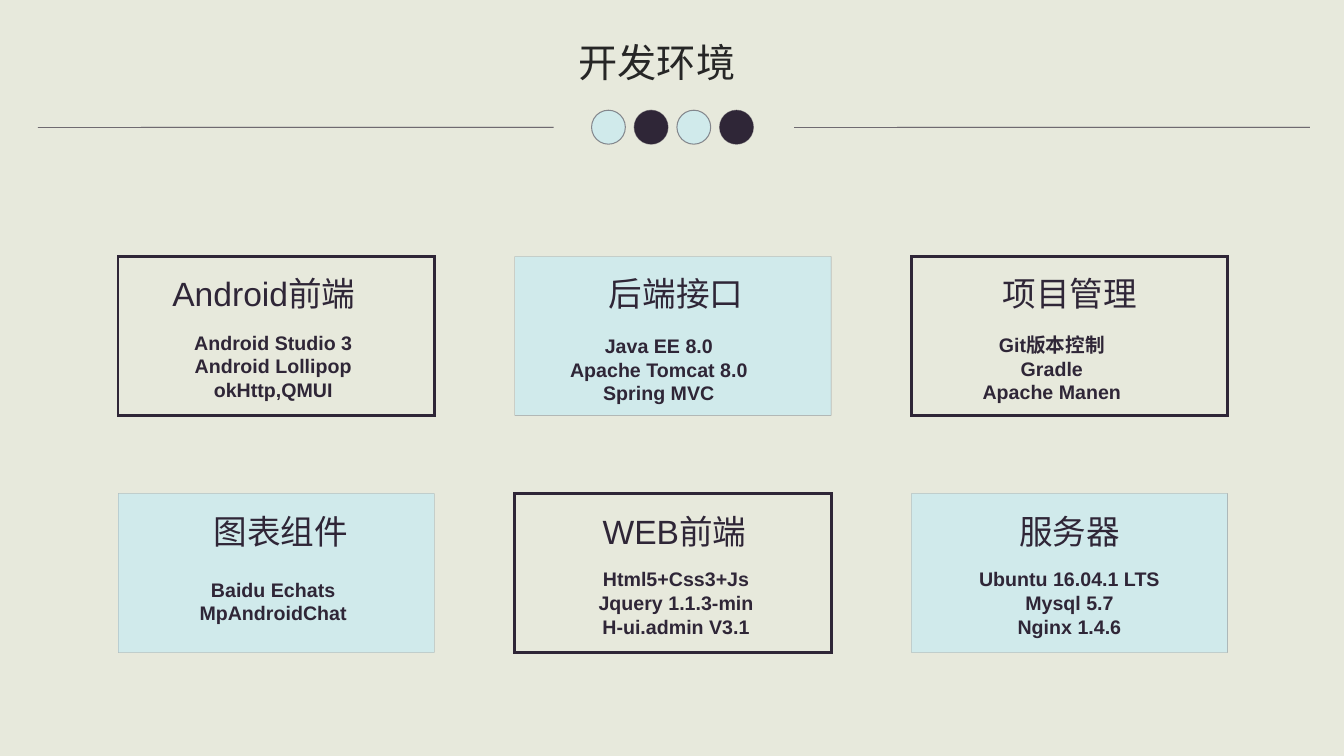
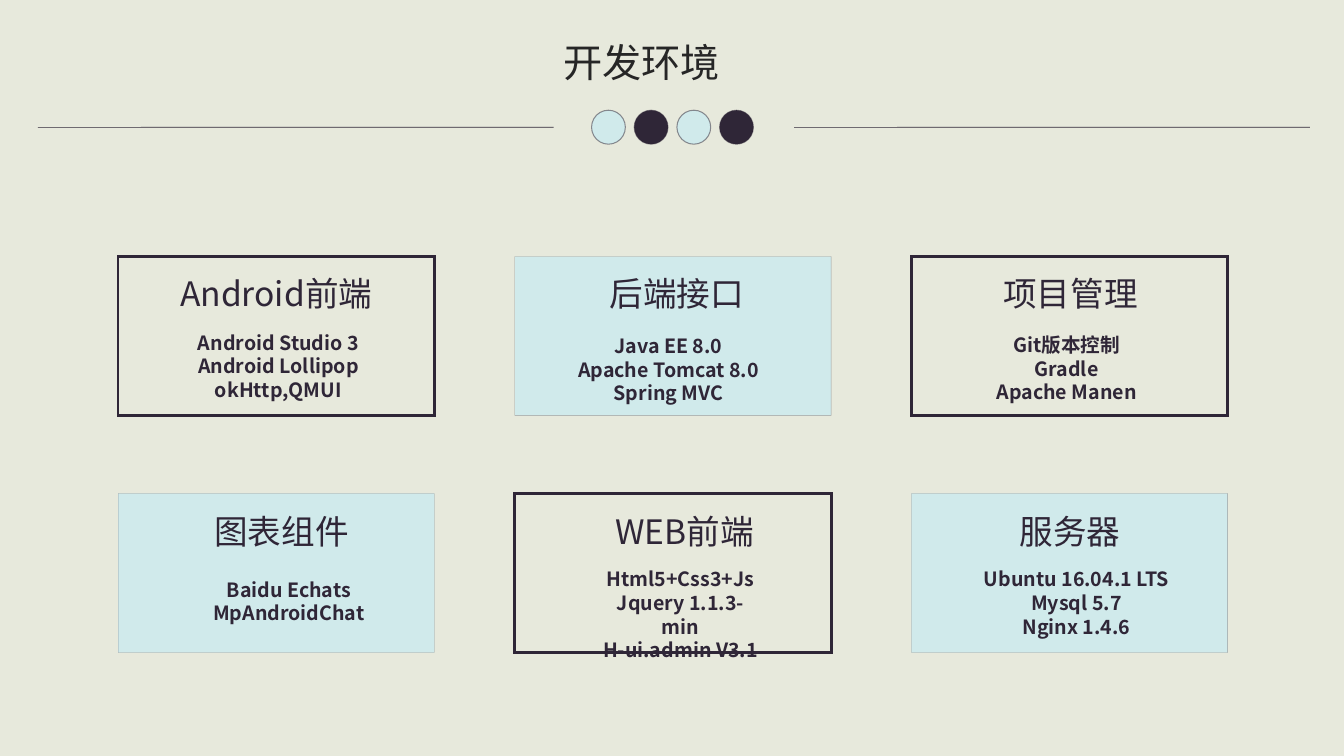
Before and after one commit to starxgit/YZEducation, a slide deck: slide 12 of ready/云智教育APP的设计与实现开题报告.ppt. Drawn at 1344x756 pixels with LibreOffice and Linux fonts; fonts in the diff are those of the drawing. Boxes give left, top, right and bottom in pixels: in the first picture for what was removed or moved away, otherwise in the second. Text is boxed around its words. In the diff, an @@ line names an element or a change of style, - is before the commit and + after.

```diff
--- a/ready/云智教育APP的设计与实现开题报告.ppt
+++ b/ready/云智教育APP的设计与实现开题报告.ppt
@@ font Arial to Noto Sans CJK SC in 9 elements at [198, 334, 359, 402], [180, 277, 372, 309], [578, 338, 759, 405], [984, 570, 1169, 639], [603, 570, 758, 658], [615, 515, 754, 547], [213, 581, 364, 625], [996, 335, 1137, 404], [563, 44, 720, 80] @@
@@ text "开发环境": place and size @@
-text "开发环境" at [579, 44, 736, 80]
+text "开发环境" at [563, 44, 720, 80]
@@ text "Android前端": place and size @@
-text "Android前端" at [172, 279, 355, 309]
+text "Android前端" at [180, 277, 372, 309]
@@ text "Java EE 8.0": place and size @@
-text "Java EE 8.0" at [570, 339, 747, 404]
+text "Java EE 8.0" at [578, 338, 759, 405]
@@ text "Git版本控制": place and size @@
-text "Git版本控制" at [983, 337, 1121, 403]
+text "Git版本控制" at [996, 335, 1137, 404]
@@ text "WEB前端": place and size @@
-text "WEB前端" at [603, 517, 747, 547]
+text "WEB前端" at [615, 515, 754, 547]
@@ text "Baidu Echats": place and size @@
-text "Baidu Echats" at [200, 582, 347, 624]
+text "Baidu Echats" at [213, 581, 364, 625]
```
Also in this commit, not shown: 15 other slides changed, 1 other file.
